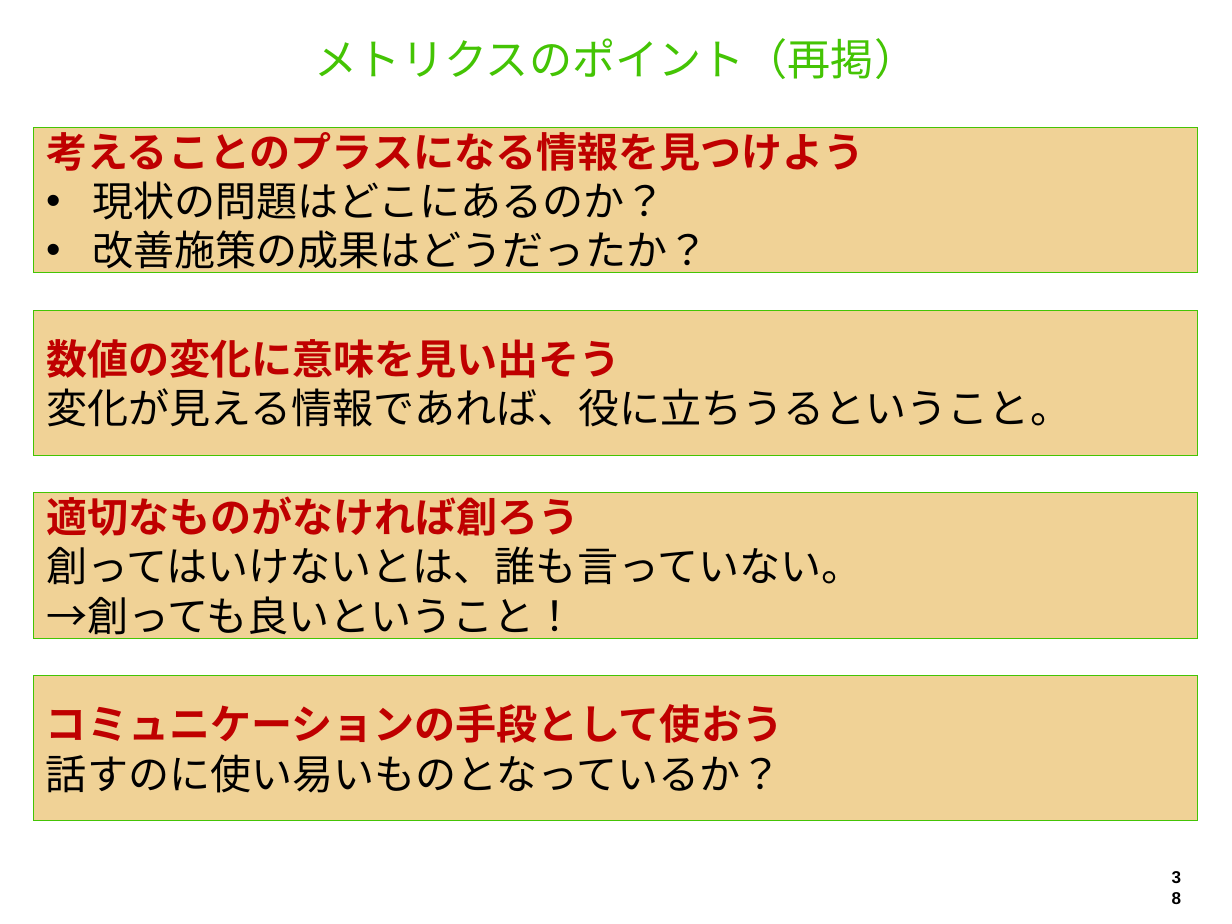
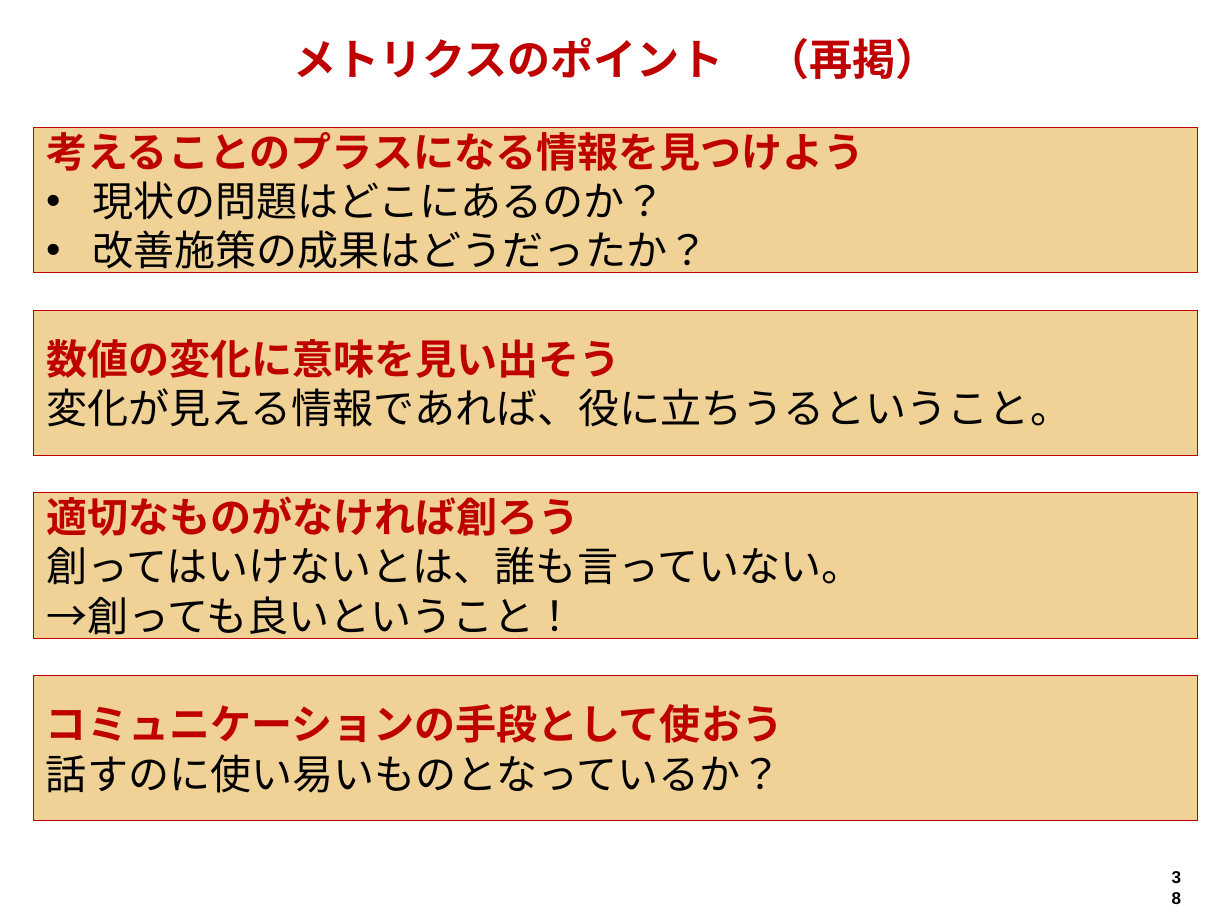
Before and after one commit to hageyahhoo/RSGT2018, a slide deck: slide 38 of MetricsWorkshop.pptx. Drawn at 1232x924 pixels with LibreOffice and Linux fonts; fonts in the diff are those of the drawing. Boxes give left, top, right and bottom in pixels: in the first picture for what was removed or moved away, otherwise in the second. Text is boxed around its words. In the diff, an @@ line names an element or a change of style, - is before the commit and + after.

Commit message:
シンプルにポイントだけ修正

```diff
--- a/MetricsWorkshop.pptx
+++ b/MetricsWorkshop.pptx
@@ title at box(293, 37, 938, 79): text changed; font Noto Sans CJK JP to Arial; text colour #44C404 to #BF0000; bold on @@
-メトリクスのポイント（再掲）
+メトリクスのポイント （再掲）
@@ outline #44C404 0.75 pt to #BF0000 0.75 pt in 4 elements at box(34, 127, 1199, 272), box(34, 493, 1199, 638), box(34, 310, 1199, 456), box(34, 675, 1199, 821) @@
```
Also in this commit, not shown: 34 other slides changed.
